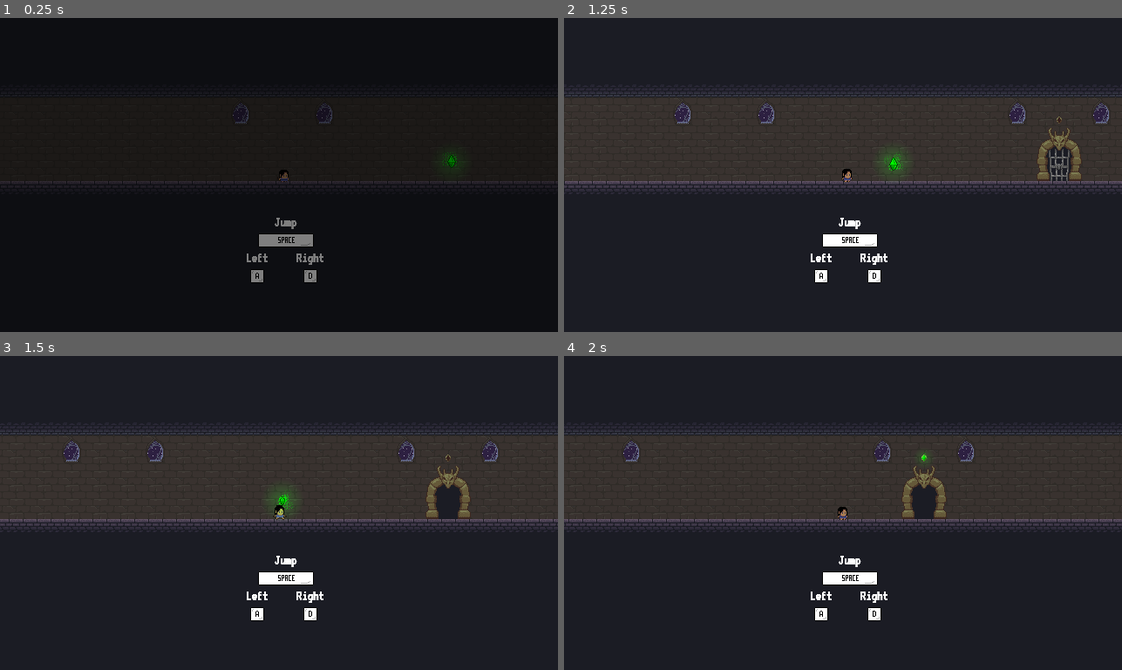
Above: before the commit, frames 1-4 (two rows, left to right).
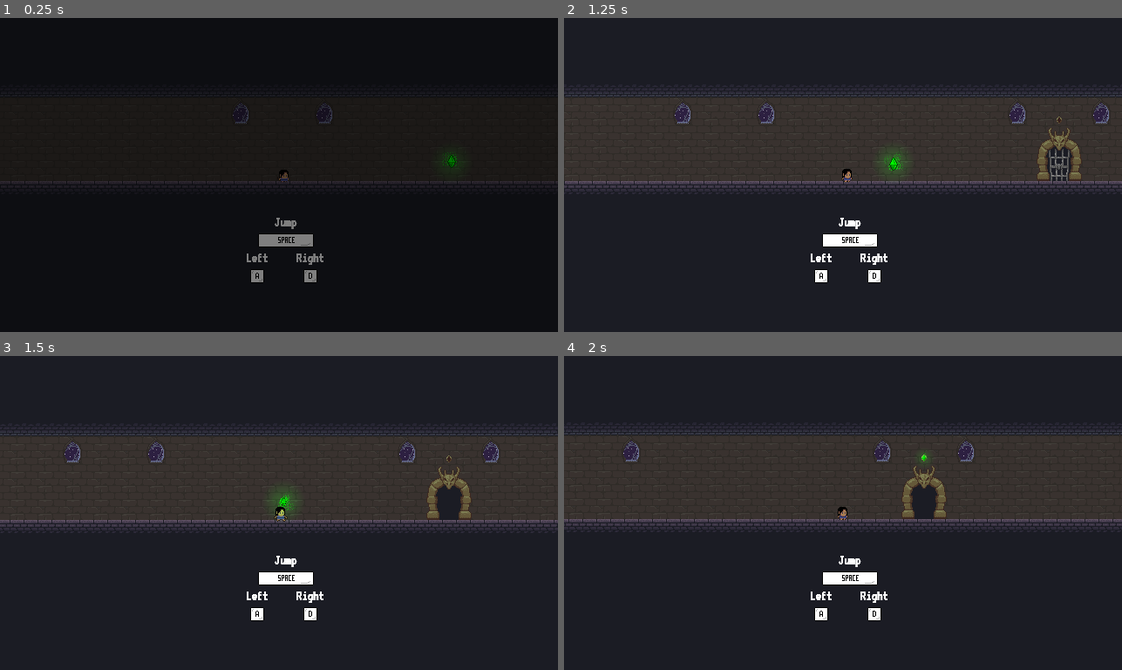
Above: after the commit, the same moments.

Repository: MatthewBL/Gates-and-Gems
Game: Godot game, scene res://scenes/level_manager/level_manager.tscn
The game is run twice, just before and just after one commit, with the same random seed, the same clock (stepped at 60 frames per second) and the same inputs.
Inputs:
- Up to frame 1 (0.25 s): no input
- Up to frame 2 (1.25 s): hold D (ui_right) from 0.53 s (still down); tap E (interact) at 0.6 s; tap Space (ui_accept) at 0.77 s
- Up to frame 3 (1.5 s): keep holding D (ui_right); tap E (interact) at 1.35 s
- Up to frame 4 (2 s): keep holding D (ui_right); tap Space (ui_accept) at 1.52 s

Frames 1-2 are identical in both runs. In frame 3, 2.9% of the frame differs, in the area x 0-100%, y 23-55%; in frame 4, nothing differs.

Commit message:
Fix UIs strectches and camera shake

Diff:
--- a/scenes/boss_door_gem.tscn
+++ b/scenes/boss_door_gem.tscn
@@ -40,7 +40,7 @@
 visible = false
 amount = 32
 texture = ExtResource("3_s58rq")
-lifetime = 1.4000000000000001
+lifetime = 1.4
 preprocess = 2.0
 randomness = 1.0
 process_material = SubResource("ParticleProcessMaterial_rajeu")
--- a/scenes/end_screen.tscn
+++ b/scenes/end_screen.tscn
@@ -19,14 +19,24 @@
 layer = 20
 
 [node name="TextureRect" type="TextureRect" parent="." unique_id=363903928]
-offset_right = 640.0
-offset_bottom = 360.0
+anchors_preset = 15
+anchor_right = 1.0
+anchor_bottom = 1.0
+grow_horizontal = 2
+grow_vertical = 2
 texture = ExtResource("1_sq7gg")
 
 [node name="CenterContainer" type="CenterContainer" parent="." unique_id=1391673752]
-offset_top = 280.0
-offset_right = 640.0
-offset_bottom = 360.0
+anchors_preset = 7
+anchor_left = 0.5
+anchor_top = 1.0
+anchor_right = 0.5
+anchor_bottom = 1.0
+offset_left = -320.0
+offset_top = -80.0
+offset_right = 320.0
+grow_horizontal = 2
+grow_vertical = 0
 
 [node name="Label" type="Label" parent="CenterContainer" unique_id=780285208]
 layout_mode = 2
--- a/scenes/fade_in_out.tscn
+++ b/scenes/fade_in_out.tscn
@@ -111,7 +111,7 @@
 
 [sub_resource type="Animation" id="Animation_b52yj"]
 resource_name = "flash"
-length = 0.19999999999999998
+length = 0.2
 tracks/0/type = "value"
 tracks/0/imported = false
 tracks/0/enabled = true
@@ -179,8 +179,11 @@
 script = ExtResource("1_ntfos")
 
 [node name="ColorRect" type="ColorRect" parent="." unique_id=475827362]
-offset_right = 640.0
-offset_bottom = 360.0
+anchors_preset = 15
+anchor_right = 1.0
+anchor_bottom = 1.0
+grow_horizontal = 2
+grow_vertical = 2
 mouse_filter = 2
 
 [node name="AnimationPlayer" type="AnimationPlayer" parent="." unique_id=1277212411]
--- a/scenes/pause_menu.tscn
+++ b/scenes/pause_menu.tscn
@@ -46,8 +46,11 @@
 
 [node name="PanelContainer" type="PanelContainer" parent="." unique_id=597887860]
 self_modulate = Color(0, 0, 0, 1)
-offset_right = 640.0
-offset_bottom = 360.0
+anchors_preset = 15
+anchor_right = 1.0
+anchor_bottom = 1.0
+grow_horizontal = 2
+grow_vertical = 2
 
 [node name="VBoxContainer" type="VBoxContainer" parent="PanelContainer" unique_id=1119676605]
 layout_mode = 2
--- a/scenes/player.tscn
+++ b/scenes/player.tscn
@@ -143,13 +143,13 @@
 tracks/0/imported = false
 tracks/0/enabled = true
 tracks/0/path = NodePath("Camera2D:position")
-tracks/0/interp = 1
+tracks/0/interp = 2
 tracks/0/loop_wrap = true
 tracks/0/keys = {
-"times": PackedFloat32Array(0, 0.25, 0.5, 0.75, 1),
-"transitions": PackedFloat32Array(1, 1, 1, 1, 1),
+"times": PackedFloat32Array(0, 0.25, 0.75, 1),
+"transitions": PackedFloat32Array(1, 1, 1, 1),
 "update": 0,
-"values": [Vector2(0, 0), Vector2(-5, 0), Vector2(0, 0), Vector2(5, 0), Vector2(0, 0)]
+"values": [Vector2(0, 0), Vector2(-10, -5), Vector2(10, 5), Vector2(0, 0)]
 }
 
 [sub_resource type="AnimationLibrary" id="AnimationLibrary_qlg0r"]
@@ -197,7 +197,7 @@
 [node name="AnimationPlayer" type="AnimationPlayer" parent="Camera2D" unique_id=1862861774]
 root_node = NodePath("../..")
 libraries/ = SubResource("AnimationLibrary_qlg0r")
-speed_scale = 3.0
+speed_scale = 5.0
 
 [node name="QuicksandDetect" type="Area2D" parent="." unique_id=1775424178]
 collision_layer = 2
--- a/scenes/starting_cutscene.tscn
+++ b/scenes/starting_cutscene.tscn
@@ -19,9 +19,12 @@
 text_lines = Array[String](["1...", "2...", "3...", "Hello world!", "End of the message."])
 
 [node name="ColorRect" type="ColorRect" parent="." unique_id=1388454507]
-layout_mode = 0
-offset_right = 640.0
-offset_bottom = 360.0
+layout_mode = 1
+anchors_preset = 15
+anchor_right = 1.0
+anchor_bottom = 1.0
+grow_horizontal = 2
+grow_vertical = 2
 color = Color(0.012617188, 0.012617188, 0.012617188, 1)
 
 [node name="HBoxContainer" type="HBoxContainer" parent="." unique_id=1097961441]
